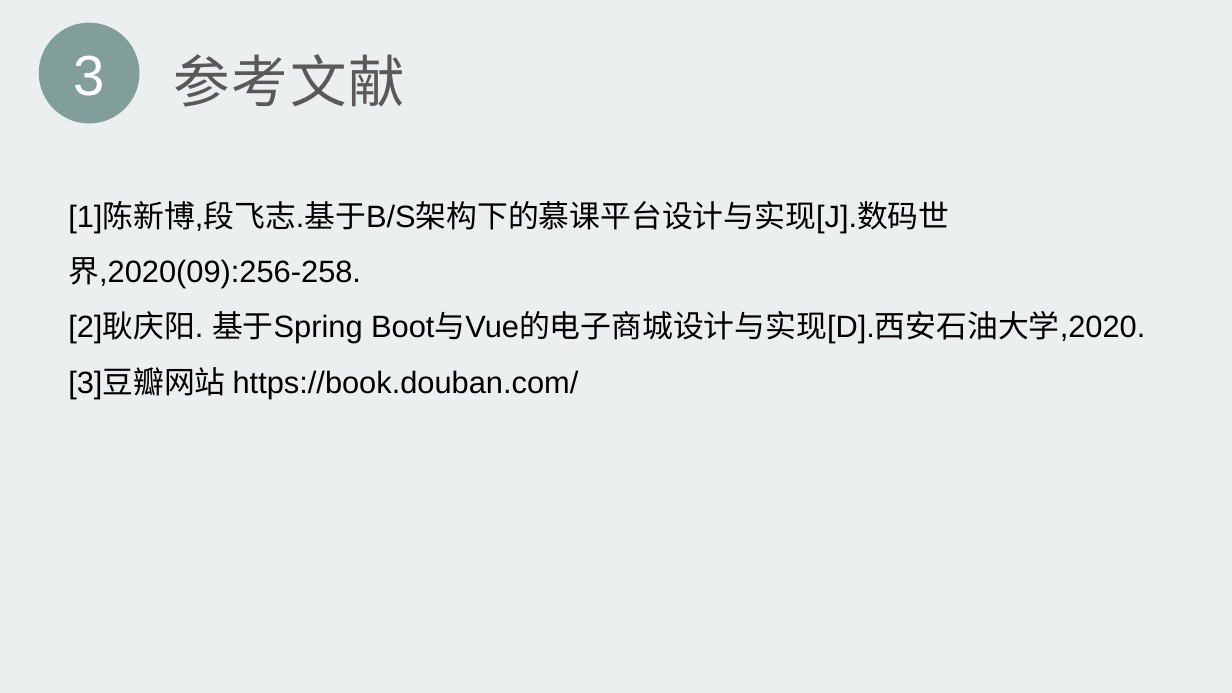
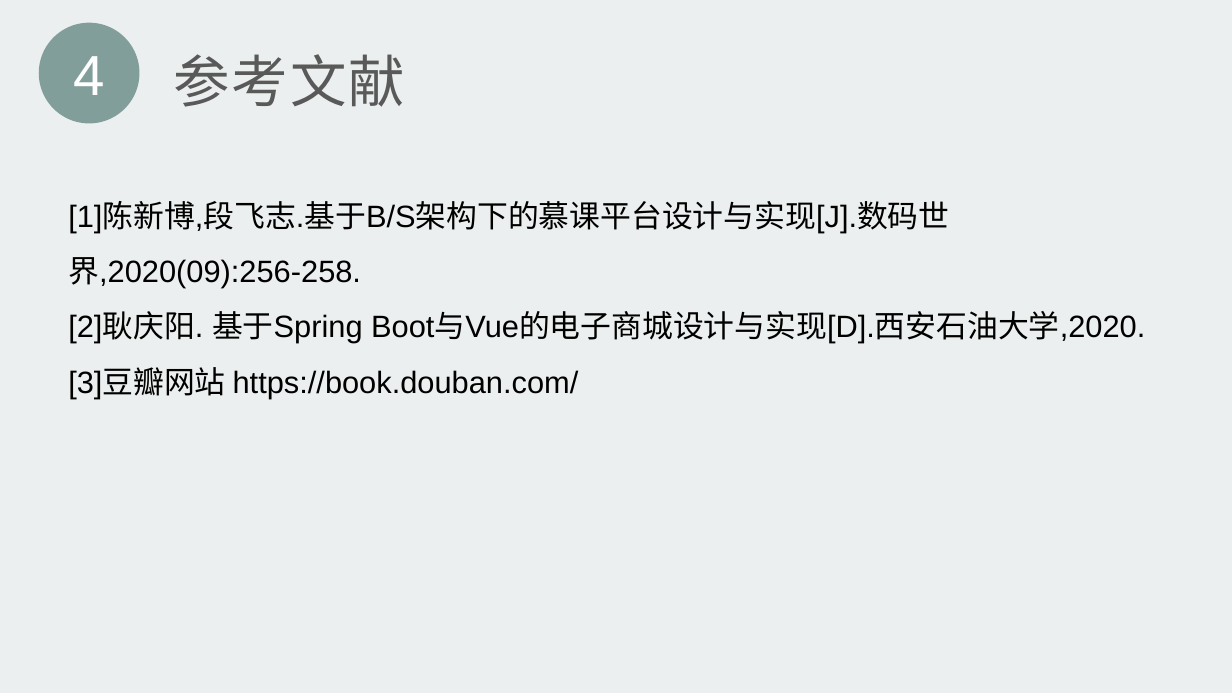
Before and after one commit to Cozymyz/SE2020-CityNorthBook, a slide deck: slide 8 of 项目介绍/SE2020-G10-项目介绍1.0.1.pptx. Drawn at 1232x693 pixels with LibreOffice and Linux fonts; fonts in the diff are those of the drawing; background and template pictures are left out. Boxes give left, top, right and bottom in pixels: in the first picture for what was removed or moved away, otherwise in the second. Text is boxed around its words. In the diff, an @@ line names an element or a change of style, - is before the commit and + after.

```diff
--- a/项目介绍/SE2020-G10-项目介绍1.0.1.pptx
+++ b/项目介绍/SE2020-G10-项目介绍1.0.1.pptx
@@ text at [73,56,104,95]: text changed @@
-3
+4
```
Also in this commit, not shown: 1 other slide changed.
